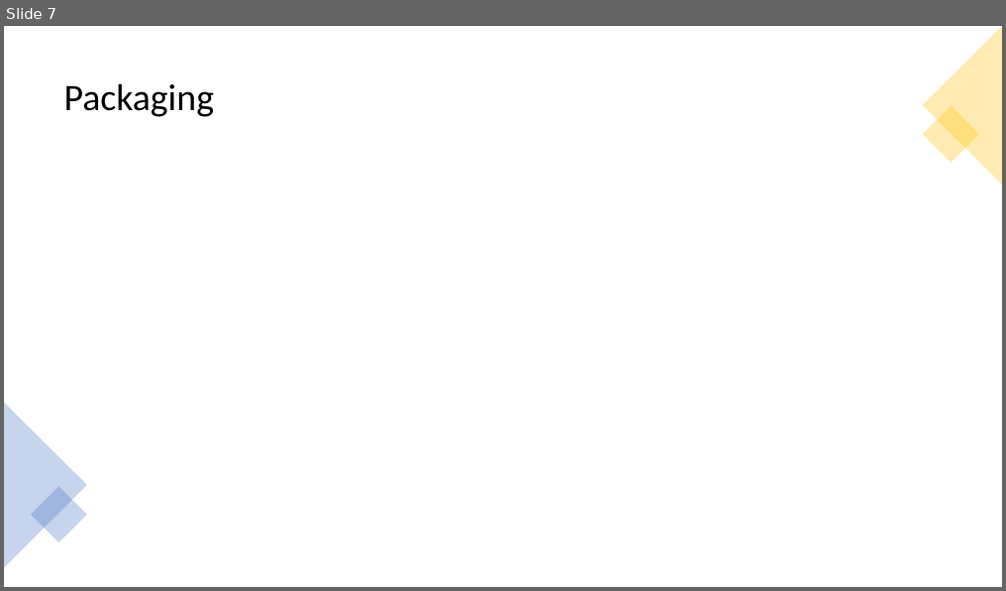
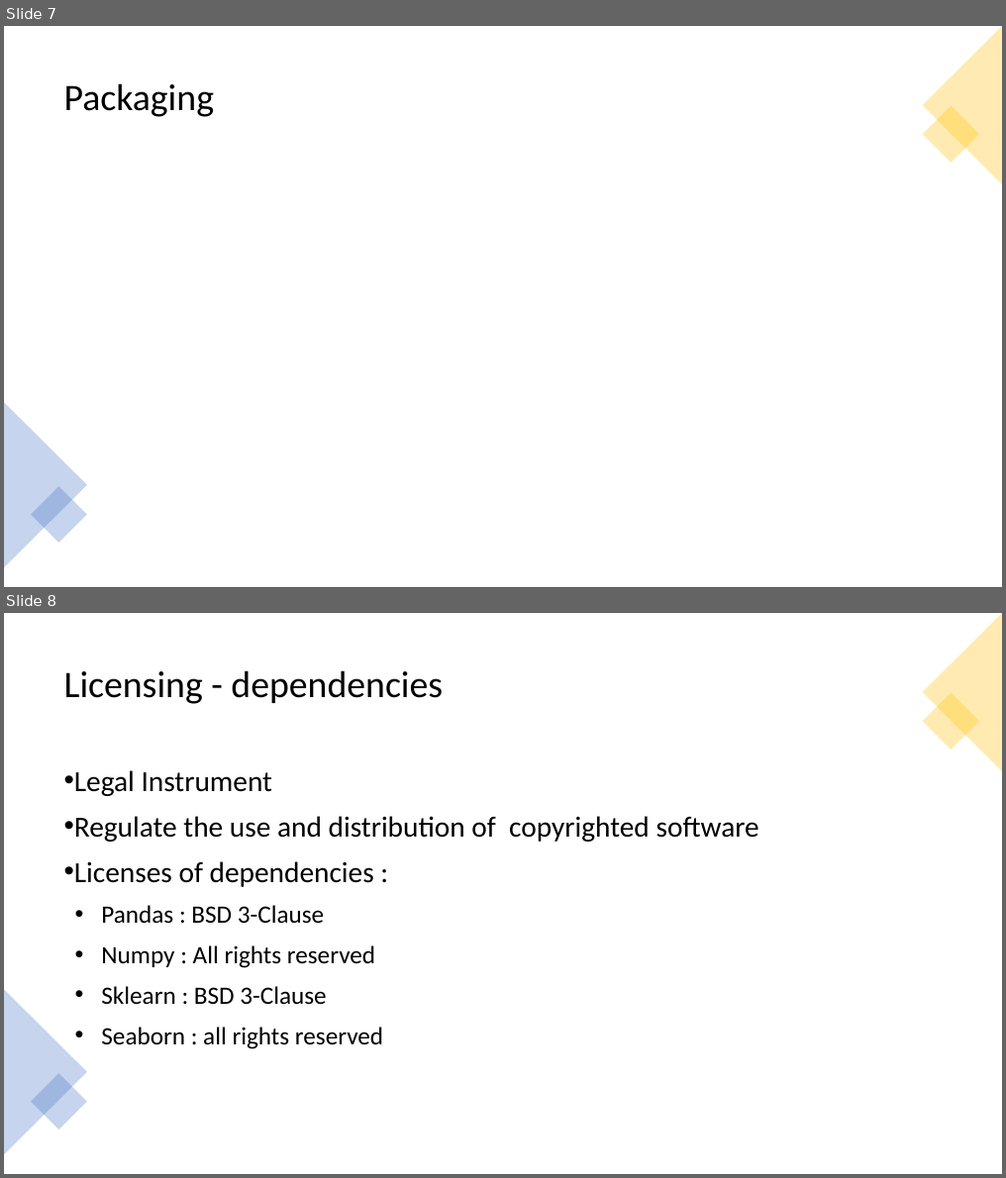
Before and after one commit to Laurasid/M05_Project, a slide deck: pres_full.pptx. Shown one above the other, each under a label of ours: slide 7 before the commit, slides 7 and 8 after it. The pictures are 1006x591 and 1006x1178 pixels, drawn with LibreOffice and Linux fonts; fonts in the diff are those of the drawing. Boxes give left, top, right and bottom in pixels: in the first picture for what was removed or moved away, otherwise in the second. Text is boxed around its words. In the diff, an @@ line names an element or a change of style, - is before the commit and + after.

```diff
--- a/pres_full.pptx
+++ b/pres_full.pptx
@@ slide 8 added at (x1=4, y1=613, x2=1002, y2=1174), background #FFFFFF @@
@@ triangle added at (x1=923, y1=613, x2=1002, y2=771), fill #FFC000 at 30% opacity @@
@@ title added at (x1=64, y1=670, x2=443, y2=704), 36 pt, text #000000 @@
+Licensing - dependencies
@@ rectangle added at (x1=923, y1=693, x2=979, y2=751), fill #FFC000 at 30% opacity @@
@@ text added at (x1=74, y1=770, x2=759, y2=1050), 28 pt, text #000000 @@
+• Legal Instrument
+• Regulate the use and distribution of copyrighted software
+• Licenses of dependencies :
+  • Pandas : BSD 3-Clause
+  • Numpy : All rights reserved
+  • Sklearn : BSD 3-Clause
+  • Seaborn : all rights reserved
@@ triangle added at (x1=4, y1=989, x2=87, y2=1155), fill #4472C4 at 30% opacity @@
@@ rectangle added at (x1=31, y1=1073, x2=87, y2=1130), fill #4472C4 at 30% opacity @@
```
Also in this commit, not shown: 2 slides changed, 1 other slide added, 1 slide removed.
